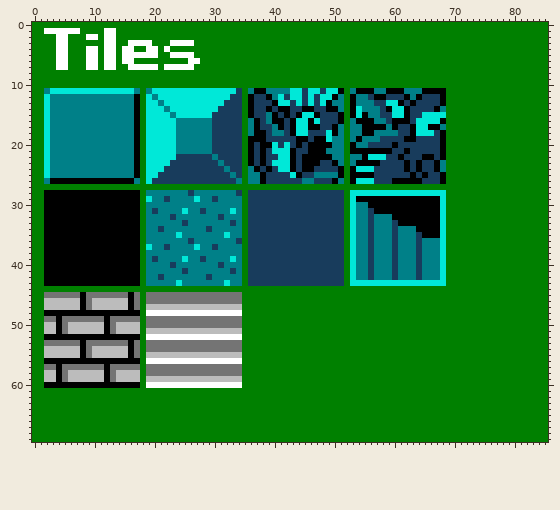
Edited in one commit: sprite sheet (cse3902/Content/Tileset.png). Above, as it was before the edit.
The file is 86x70 pixels. Colours within 5 levels of each other are drawn and written as one.
After the commit:
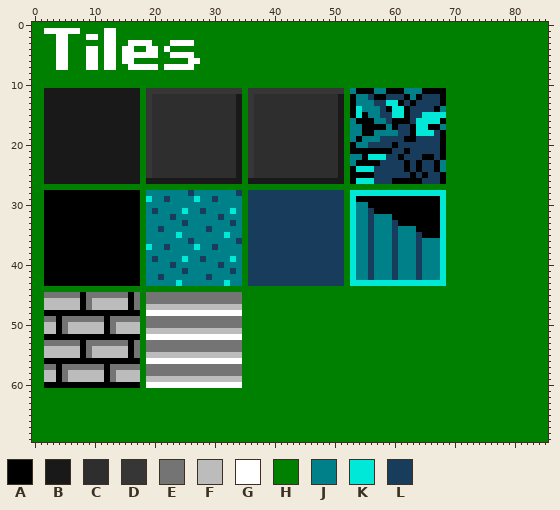
Palette (. is transparent): A #000000  B #191919  C #2e2e2e  D #363636  E #747474  F #bcbcbc  G #ffffff  H #008000  J #008088  K #00e8d8  L #183c5c
Change:
@@ x 0..53 @@
 10 HHHHHHHHHHHHHHHHHHHHHHHHHHHHHHHHHHHHHHHHHHHHHHHHHHHHHH
-11 HHJKKKKKKKKKKKKKKJHJKKKKKKKKKKKKKKLHJAAJJJJKKLKKLKKAHJ
-12 HHKJJJJJJJJJJJJJJAHKJKKKKKKKKKKKKLLHALLAJKLKKLKLKKAJHA
-13 HHKJJJJJJJJJJJJJJAHKKJKKKKKKKKKKLLLHALLLAKKLKLKLKAJJHA
-14 HHKJJJJJJJJJJJJJJAHKKKJKKKKKKKKLLLLHALLALAALLAALLAAJHA
-15 HHKJJJJJJJJJJJJJJAHKKKKJKKKKKKLLLLLHALLJALALAKKALLLAHA
-16 HHKJJJJJJJJJJJJJJAHKKKKKJJJJJJLLLLLHJALJAALAKKAKLLLAHJ
-17 HHKJJJJJJJJJJJJJJAHKKKKKJJJJJJLLLLLHJALLJALAKKAALLAJHJ
-18 HHKJJJJJJJJJJJJJJAHKKKKKJJJJJJLLLLLHJAALJJLAKKLLLKAJHJ
-19 HHKJJJJJJJJJJJJJJAHKKKKKJJJJJJLLLLLHAAALLLLLAALAAKJJHJ
-20 HHKJJJJJJJJJJJJJJAHKKKKKJJJJJJLLLLLHALAAKLKLALAAAAJJHA
-21 HHKJJJJJJJJJJJJJJAHKKKKKJJJJJJLLLLLHALALKKKALLAAAJJJHA
-22 HHKJJJJJJJJJJJJJJAHKKKKKLLLLLLJLLLLHALALLKKALAAAAAJJHJ
-23 HHKJJJJJJJJJJJJJJAHKKKKLLLLLLLLJLLLHALALKKKALAAALLAJHJ
-24 HHKJJJJJJJJJJJJJJAHKKKLLLLLLLLLLJLLHJALALKKALAALLLLAHA
-25 HHKJJJJJJJJJJJJJJAHKKLLLLLLLLLLLLJLHJJALLLLKALLJJJJAHA
-26 HHJAAAAAAAAAAAAAAJHKLLLLLLLLLLLLLLJHJJALLLLLLJJLLLAJHA
+11 HHBBBBBBBBBBBBBBBBHDDDDDDDDDDDDDDDDHDDDDDDDDDDDDDDDDHJ
+12 HHBBBBBBBBBBBBBBBBHDCCCCCCCCCCCCCCBHDCCCCCCCCCCCCCCBHA
+13 HHBBBBBBBBBBBBBBBBHDCCCCCCCCCCCCCCBHDCCCCCCCCCCCCCCBHA
+14 HHBBBBBBBBBBBBBBBBHDCCCCCCCCCCCCCCBHDCCCCCCCCCCCCCCBHA
+15 HHBBBBBBBBBBBBBBBBHDCCCCCCCCCCCCCCBHDCCCCCCCCCCCCCCBHA
+16 HHBBBBBBBBBBBBBBBBHDCCCCCCCCCCCCCCBHDCCCCCCCCCCCCCCBHJ
+17 HHBBBBBBBBBBBBBBBBHDCCCCCCCCCCCCCCBHDCCCCCCCCCCCCCCBHJ
+18 HHBBBBBBBBBBBBBBBBHDCCCCCCCCCCCCCCBHDCCCCCCCCCCCCCCBHJ
+19 HHBBBBBBBBBBBBBBBBHDCCCCCCCCCCCCCCBHDCCCCCCCCCCCCCCBHJ
+20 HHBBBBBBBBBBBBBBBBHDCCCCCCCCCCCCCCBHDCCCCCCCCCCCCCCBHA
+21 HHBBBBBBBBBBBBBBBBHDCCCCCCCCCCCCCCBHDCCCCCCCCCCCCCCBHA
+22 HHBBBBBBBBBBBBBBBBHDCCCCCCCCCCCCCCBHDCCCCCCCCCCCCCCBHJ
+23 HHBBBBBBBBBBBBBBBBHDCCCCCCCCCCCCCCBHDCCCCCCCCCCCCCCBHJ
+24 HHBBBBBBBBBBBBBBBBHDCCCCCCCCCCCCCCBHDCCCCCCCCCCCCCCBHA
+25 HHBBBBBBBBBBBBBBBBHDCCCCCCCCCCCCCCBHDCCCCCCCCCCCCCCBHA
+26 HHBBBBBBBBBBBBBBBBHBBBBBBBBBBBBBBBBHBBBBBBBBBBBBBBBBHA
 27 HHHHHHHHHHHHHHHHHHHHHHHHHHHHHHHHHHHHHHHHHHHHHHHHHHHHHH
Pixel boxes of the changes (left, top, right, bottom) in both pictures:
changed: (44, 88, 344, 184)
